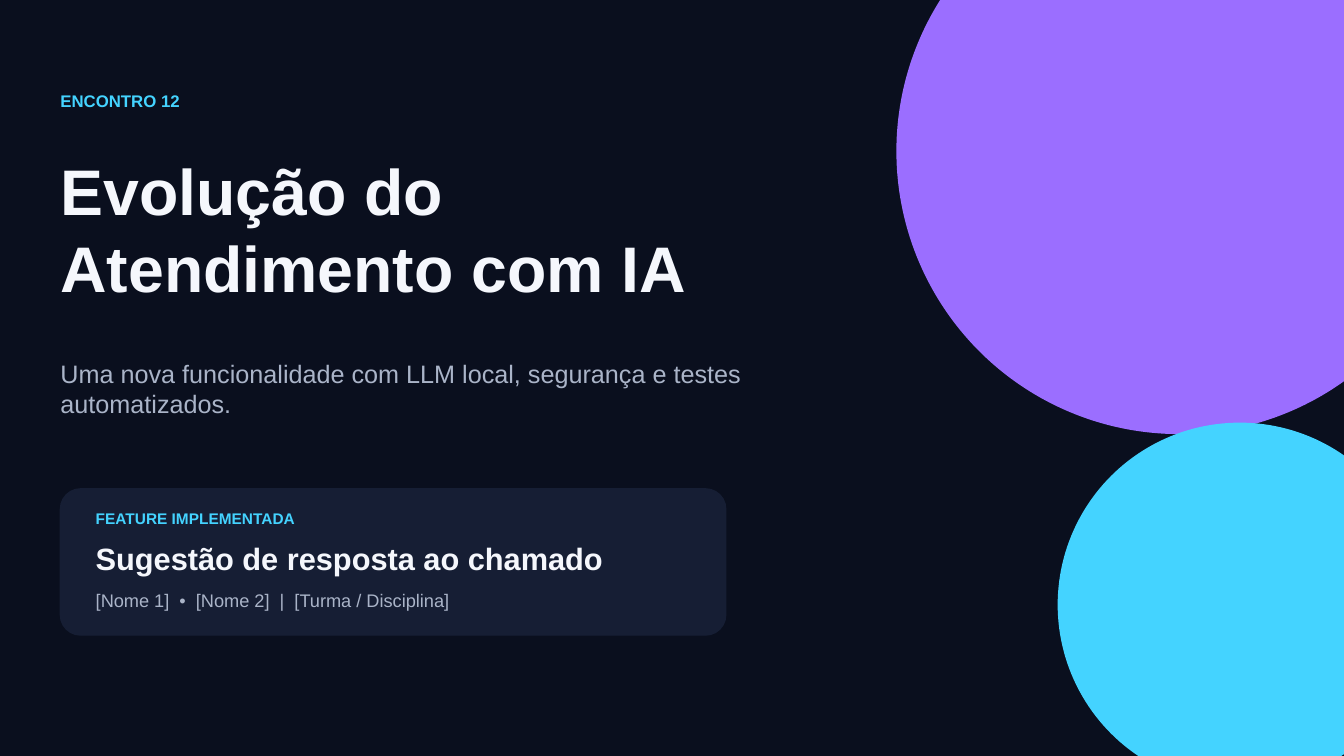
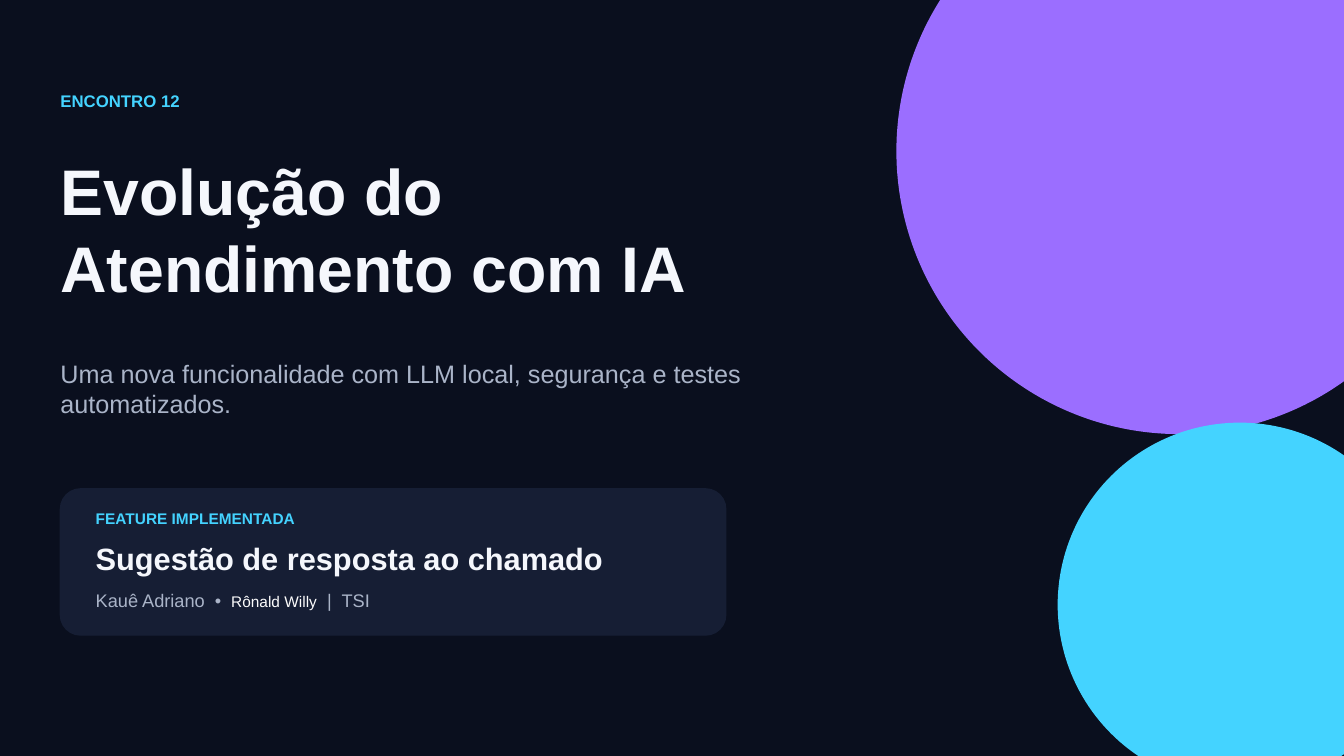
Before and after one commit to kaue0000/sugestoes-ollama-ia, a slide deck: slide 1 of slide_apresentacao_encontro_12_feature03.pptx. Drawn at 1344x756 pixels with LibreOffice and Linux fonts; fonts in the diff are those of the drawing. Boxes give left, top, right and bottom in pixels: in the first picture for what was removed or moved away, otherwise in the second. Text is boxed around its words. In the diff, an @@ line names an element or a change of style, - is before the commit and + after.

```diff
--- a/slide_apresentacao_encontro_12_feature03.pptx
+++ b/slide_apresentacao_encontro_12_feature03.pptx
@@ text at box(96, 594, 370, 610): text changed @@
-[Nome 1] • [Nome 2] | [Turma / Disciplina]
+Kauê Adriano • Rônald Willy | TSI
```
Also in this commit, not shown: 11 other slides changed, 12 slides added, 2 slides removed.
